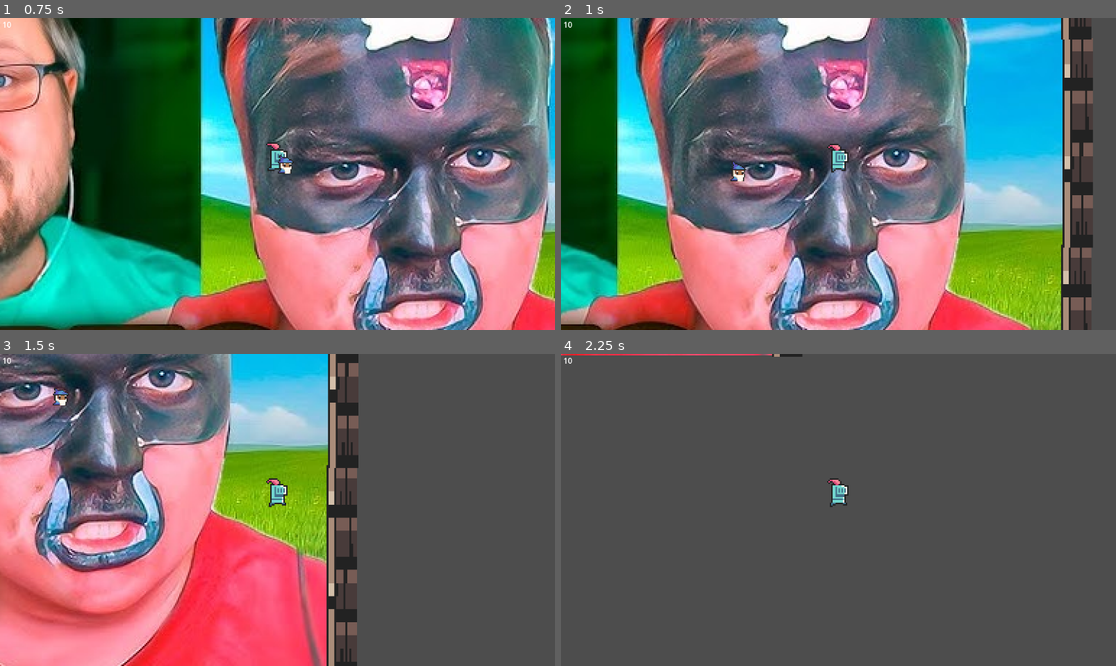
Above: before the commit, frames 1-4 (two rows, left to right).
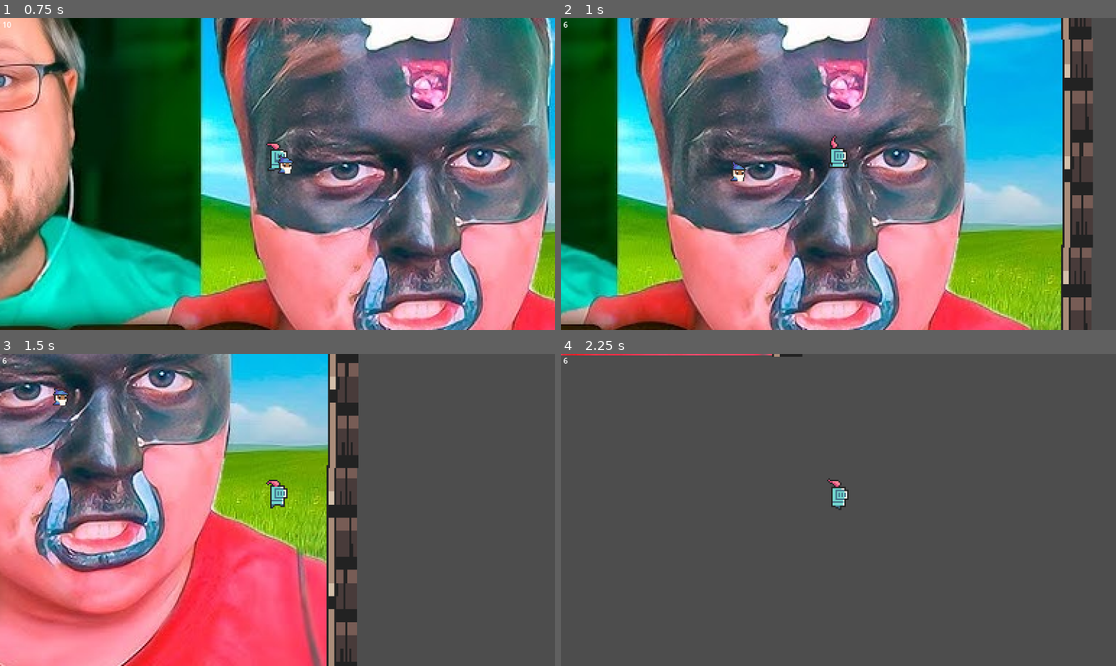
Above: after the commit, the same moments.

Repository: Nazar-Zozulya/Intefficiency-godot
Game: Godot game, scene res://scenes/level1/level_1.tscn
Same seed, same stepped clock (60 frames per second), same inputs: the game is played once before the commit and once after it.
Inputs:
- Up to frame 1 (0.75 s): hold D (move_right) from 0.53 s (still down)
- Up to frame 2 (1 s): keep holding D (move_right)
- Up to frame 3 (1.5 s): release D (move_right) at 1.28 s; hold S (move_down) from 1.28 s (still down)
- Up to frame 4 (2.25 s): release S (move_down) at 2.03 s; hold D (move_right) from 2.03 s (still down)

Frame 1 is identical in both runs. In frame 2, 0.3% of the frame differs, in the area x 0-52%, y 1-50%; in frame 3, 0.2%; in frame 4, 0.2%.

Commit message:
сделал анимацию получения урона и смерти

Diff:
--- a/scenes/player/player.gd
+++ b/scenes/player/player.gd
@@ -2,6 +2,9 @@
 
 @export var stats: StatBlock
 var player_direction = false
+var is_damaged = false
+var is_hit_anim_playing = false
+var dead_started = false
 
 func _ready():
 	if stats == null:
@@ -19,25 +22,36 @@
 	update_animation(direction)
 	update_velocity(direction)
 	update_direction()
+
+	# Проверка смерти и запуск анимации один раз
+	if not dead_started and stats.health <= 0:
+		dead_started = true
+		die()
+
 	$animations.flip_h = player_direction
 	move_and_slide()
 	$player_ui/Label.text = str(stats.health)
+
 
 func get_direction() -> Vector2:
 	var movement_x = Input.get_action_strength("move_right") - Input.get_action_strength("move_left")
 	var movement_y = Input.get_action_strength("move_down") - Input.get_action_strength("move_up")
 	return Vector2(movement_x, movement_y).normalized()
 
+
 func update_animation(direction: Vector2) -> void:
+	if is_hit_anim_playing or dead_started:
+		return
+
 	if direction != Vector2.ZERO:
 		$animations.play("run")
 	else:
 		$animations.play("idle")
 
 
-
 func update_velocity(direction: Vector2) -> void:
 	velocity = direction * stats.speed
+
 
 func update_direction() -> void:
 	if velocity.x < 0:
@@ -45,7 +59,26 @@
 	elif velocity.x > 0:
 		player_direction = false
 
+
 func take_damage(amount: int) -> void:
+	if dead_started:
+		return
+
 	stats.take_damage(amount)
+	is_damaged = true
+	is_hit_anim_playing = true
 	$animations.play("hit")
-	print("Игрок получил урон, здоровье:", stats.health)
+
+	async_func_reset_hit()
+
+
+func async_func_reset_hit() -> void:
+	await get_tree().create_timer(0.3).timeout
+	is_hit_anim_playing = false
+	is_damaged = false
+
+
+func die() -> void:
+	$animations.play("die")
+	await $animations.animation_finished
+	get_tree().reload_current_scene()
--- a/scenes/player/player.tscn
+++ b/scenes/player/player.tscn
@@ -1,10 +1,14 @@
-[gd_scene load_steps=14 format=3 uid="uid://cw0ijd4aeynf2"]
+[gd_scene load_steps=18 format=3 uid="uid://cw0ijd4aeynf2"]
 
 [ext_resource type="Script" uid="uid://dtlwhnp3hdur3" path="res://scenes/player/player.gd" id="1_75vfm"]
 [ext_resource type="Texture2D" uid="uid://cwga2nkp4garm" path="res://scenes/player/graphics/knight_f_hit_anim_f0.png" id="2_0owmy"]
+[ext_resource type="Texture2D" uid="uid://cg16ulmj61btf" path="res://scenes/player/graphics/zombie_anim_f1.png" id="2_fcs02"]
+[ext_resource type="Texture2D" uid="uid://d26nr5gvsmsyh" path="res://scenes/player/graphics/zombie_anim_f2.png" id="3_myrg7"]
 [ext_resource type="Texture2D" uid="uid://c2dqn8xpmg2sp" path="res://scenes/player/graphics/knight_f_idle_anim_f0.png" id="3_qek5x"]
 [ext_resource type="Texture2D" uid="uid://dtrajtfhhtq38" path="res://scenes/player/graphics/knight_f_idle_anim_f1.png" id="4_5gtgg"]
+[ext_resource type="Texture2D" uid="uid://bl04k2vekm5t2" path="res://scenes/player/graphics/zombie_anim_f3.png" id="4_kvlxm"]
 [ext_resource type="Texture2D" uid="uid://dv0o7vk0aua8k" path="res://scenes/player/graphics/knight_f_idle_anim_f2.png" id="5_h17s1"]
+[ext_resource type="Texture2D" uid="uid://37efnoqqresk" path="res://scenes/player/graphics/zombie_anim_f10.png" id="5_uf5tr"]
 [ext_resource type="Texture2D" uid="uid://vjnah132gkvq" path="res://scenes/player/graphics/knight_f_idle_anim_f3.png" id="6_je7p5"]
 [ext_resource type="Texture2D" uid="uid://dm6ey38x4qacs" path="res://scenes/player/graphics/knight_f_run_anim_f0.png" id="7_h17s1"]
 [ext_resource type="Texture2D" uid="uid://dqdaw80kd727d" path="res://scenes/player/graphics/knight_f_run_anim_f1.png" id="8_je7p5"]
@@ -14,6 +18,23 @@
 
 [sub_resource type="SpriteFrames" id="SpriteFrames_fm80t"]
 animations = [{
+"frames": [{
+"duration": 1.0,
+"texture": ExtResource("2_fcs02")
+}, {
+"duration": 1.0,
+"texture": ExtResource("3_myrg7")
+}, {
+"duration": 1.0,
+"texture": ExtResource("4_kvlxm")
+}, {
+"duration": 1.0,
+"texture": ExtResource("5_uf5tr")
+}],
+"loop": false,
+"name": &"die",
+"speed": 10.0
+}, {
 "frames": [{
 "duration": 1.0,
 "texture": ExtResource("2_0owmy")
@@ -66,8 +87,10 @@
 [node name="animations" type="AnimatedSprite2D" parent="."]
 position = Vector2(0, -14)
 sprite_frames = SubResource("SpriteFrames_fm80t")
-animation = &"run"
+animation = &"die"
 autoplay = "idle"
+frame = 3
+frame_progress = 1.0
 
 [node name="collision" type="CollisionShape2D" parent="."]
 position = Vector2(0, -8)
--- a/scenes/zombi/zombi.gd
+++ b/scenes/zombi/zombi.gd
@@ -1,6 +1,7 @@
 extends CharacterBody2D
 
 var max_speed = 80
+var damage = 4
 
 func _ready():
 	pass
@@ -19,3 +20,8 @@
 	if player != null:
 		return (player.global_position - global_position).normalized()
 	return Vector2(0,0)
+
+
+func _player_entered(body: Node2D) -> void:
+	if body.get_tree().get_first_node_in_group("player"):
+		body.take_damage(damage)
--- a/scenes/zombi/zombi.tscn
+++ b/scenes/zombi/zombi.tscn
@@ -1,14 +1,14 @@
-[gd_scene load_steps=12 format=3 uid="uid://byadfrmng55xh"]
+[gd_scene load_steps=13 format=3 uid="uid://byadfrmng55xh"]
 
-[ext_resource type="Texture2D" uid="uid://cgitrgt870gbb" path="res://scenes/zombi/wizzard_m_idle_anim_f0.png" id="1_l3iyg"]
+[ext_resource type="Texture2D" uid="uid://cgitrgt870gbb" path="res://scenes/zombi/graphics/wizzard_m_idle_anim_f0.png" id="1_l3iyg"]
 [ext_resource type="Script" uid="uid://dc0584e1vv605" path="res://scenes/zombi/zombi.gd" id="1_twx71"]
-[ext_resource type="Texture2D" uid="uid://syl2v2m4e2fm" path="res://scenes/zombi/wizzard_m_idle_anim_f1.png" id="2_twx71"]
-[ext_resource type="Texture2D" uid="uid://cn0xpeixv1i5q" path="res://scenes/zombi/wizzard_m_idle_anim_f2.png" id="3_08ufp"]
-[ext_resource type="Texture2D" uid="uid://bj8bk8mfu1m5g" path="res://scenes/zombi/wizzard_m_idle_anim_f3.png" id="4_3vxmn"]
-[ext_resource type="Texture2D" uid="uid://cx1f1haaiacsk" path="res://scenes/zombi/wizzard_m_run_anim_f0.png" id="5_wffa7"]
-[ext_resource type="Texture2D" uid="uid://nlmou63lprhi" path="res://scenes/zombi/wizzard_m_run_anim_f1.png" id="6_i14mq"]
-[ext_resource type="Texture2D" uid="uid://ufocbtvx5n7g" path="res://scenes/zombi/wizzard_m_run_anim_f2.png" id="7_8yxhd"]
-[ext_resource type="Texture2D" uid="uid://ct0ri3ld5wgt5" path="res://scenes/zombi/wizzard_m_run_anim_f3.png" id="8_endrn"]
+[ext_resource type="Texture2D" uid="uid://syl2v2m4e2fm" path="res://scenes/zombi/graphics/wizzard_m_idle_anim_f1.png" id="2_twx71"]
+[ext_resource type="Texture2D" uid="uid://cn0xpeixv1i5q" path="res://scenes/zombi/graphics/wizzard_m_idle_anim_f2.png" id="3_08ufp"]
+[ext_resource type="Texture2D" uid="uid://bj8bk8mfu1m5g" path="res://scenes/zombi/graphics/wizzard_m_idle_anim_f3.png" id="4_3vxmn"]
+[ext_resource type="Texture2D" uid="uid://cx1f1haaiacsk" path="res://scenes/zombi/graphics/wizzard_m_run_anim_f0.png" id="5_wffa7"]
+[ext_resource type="Texture2D" uid="uid://nlmou63lprhi" path="res://scenes/zombi/graphics/wizzard_m_run_anim_f1.png" id="6_i14mq"]
+[ext_resource type="Texture2D" uid="uid://ufocbtvx5n7g" path="res://scenes/zombi/graphics/wizzard_m_run_anim_f2.png" id="7_8yxhd"]
+[ext_resource type="Texture2D" uid="uid://ct0ri3ld5wgt5" path="res://scenes/zombi/graphics/wizzard_m_run_anim_f3.png" id="8_endrn"]
 
 [sub_resource type="SpriteFrames" id="SpriteFrames_pt3hn"]
 animations = [{
@@ -50,6 +50,9 @@
 [sub_resource type="CircleShape2D" id="CircleShape2D_m7if7"]
 radius = 4.12311
 
+[sub_resource type="CircleShape2D" id="CircleShape2D_twx71"]
+radius = 6.0
+
 [node name="zombi" type="CharacterBody2D"]
 collision_layer = 0
 script = ExtResource("1_twx71")
@@ -65,3 +68,11 @@
 [node name="CollisionShape2D" type="CollisionShape2D" parent="."]
 position = Vector2(0, -4)
 shape = SubResource("CircleShape2D_m7if7")
+
+[node name="Area2D" type="Area2D" parent="."]
+
+[node name="CollisionShape2D" type="CollisionShape2D" parent="Area2D"]
+position = Vector2(0, -4)
+shape = SubResource("CircleShape2D_twx71")
+
+[connection signal="body_entered" from="Area2D" to="." method="_player_entered"]
Binary file added: scenes/player/graphics/zombie_anim_f1.png
Not shown, changed: scenes/player/graphics/zombie_anim_f1.png.import
Binary file added: scenes/player/graphics/zombie_anim_f10.png
Not shown, changed: scenes/player/graphics/zombie_anim_f10.png.import
Binary file added: scenes/player/graphics/zombie_anim_f2.png
Not shown, added: scenes/player/graphics/zombie_anim_f2.png.import
Binary file added: scenes/player/graphics/zombie_anim_f3.png
Not shown, changed: scenes/player/graphics/zombie_anim_f3.png.import
Renamed: scenes/zombi/wizzard_m_hit_anim_f0.png -> scenes/zombi/graphics/wizzard_m_hit_anim_f0.png
Not shown, changed: scenes/zombi/graphics/wizzard_m_hit_anim_f0.png.import
Renamed: scenes/zombi/wizzard_m_idle_anim_f0.png -> scenes/zombi/graphics/wizzard_m_idle_anim_f0.png
Not shown, changed: scenes/zombi/graphics/wizzard_m_idle_anim_f0.png.import
(and 14 more such lines)
